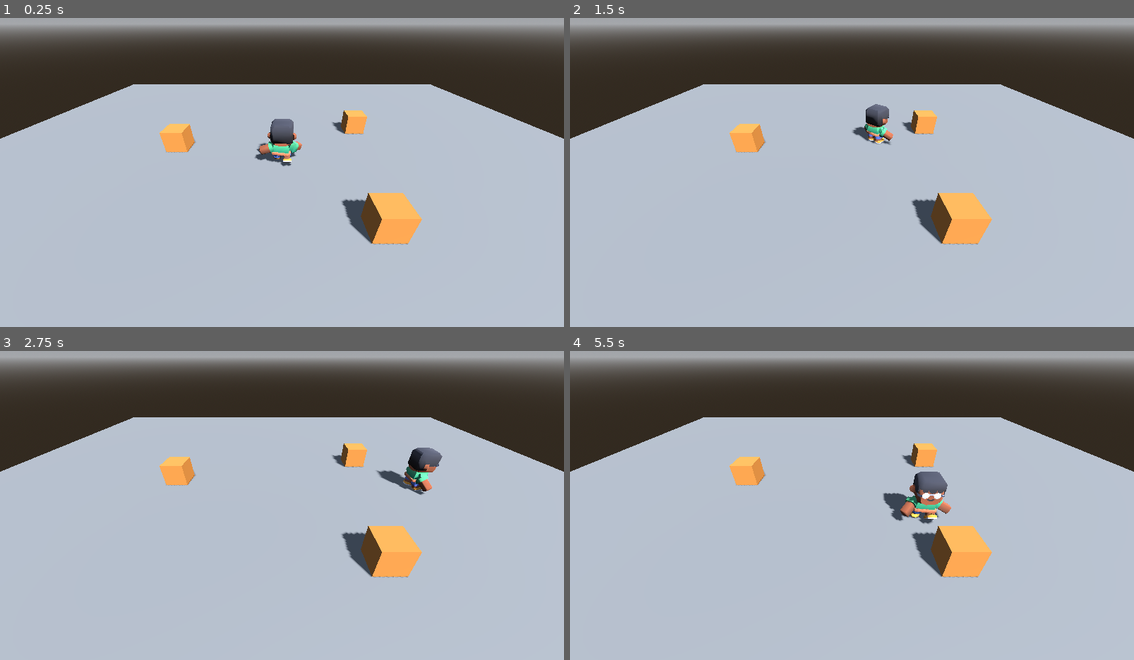
Above: before the commit, frames 1-4 (two rows, left to right).
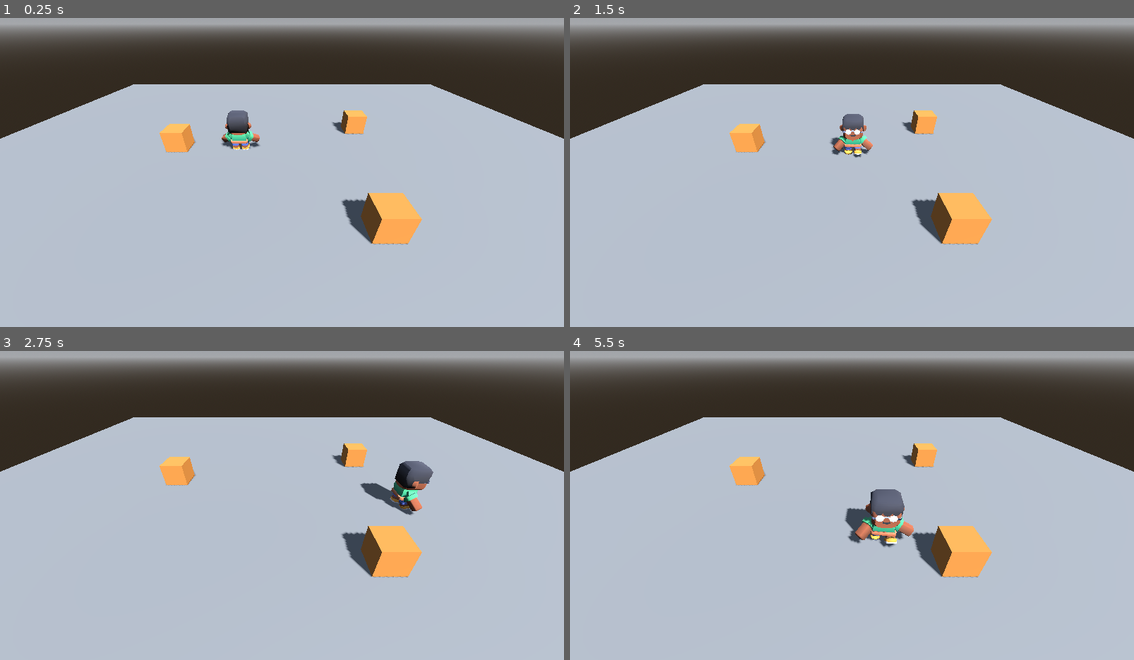
Above: after the commit, the same moments.

Repository: Kirakikiki/Ecos-de-la-madrugada
Game: Godot game, scene res://main.tscn
The game is run twice, just before and just after one commit, with the same random seed, the same clock (stepped at 60 frames per second) and the same inputs.
Inputs:
- Up to frame 1 (0.25 s): no input
- Up to frame 2 (1.5 s): hold D (move_right) 0.53-1.28 s; tap Q (silencio) at 0.6 s; hold S (move_down) from 1.28 s (still down); tap Shift (correr) at 1.35 s
- Up to frame 3 (2.75 s): tap Q (silencio) at 1.55, 2.3 s; release S (move_down) at 2.03 s; hold D (move_right) from 2.03 s (still down); tap Ctrl (rodar) at 2.1 s
- Up to frame 4 (5.5 s): release D (move_right) at 2.78 s; hold W (move_up) 2.78-3.53 s; tap Q (silencio) at 2.85, 3.6, 4.55, 5.3 s; hold A (move_left) 3.53-5.03 s; tap Shift (correr) at 4.35 s; hold S (move_down) from 5.03 s (still down); tap Ctrl (rodar) at 5.1 s

The runs differ from the first frame. In frame 1, 1.4% of the frame differs, in the area x 39-54%, y 29-48%; in frame 2, 1.1%; in frame 3, 1.5%; in frame 4, 2.5%, in the area x 48-68%, y 39-64%.

Commit message:
T8 N1 - Tarea B - grupo y mas cercano

Diff:
--- /dev/null
+++ b/interactuar.gd
@@ -0,0 +1,23 @@
+extends Node
+@onready var pj = get_parent()
+
+func _physics_process(delta):
+	if Engine.get_physics_frames() % 30 == 0:
+		var obj = mas_cercano()
+		if obj == null:
+			print("no hay nada en el grupo interactivos")
+		else:
+			var d = snapped(distancia_a(obj), 0.01)
+			print("más cercano: ", obj.name, " a ", d, " m")
+
+func  mas_cercano():
+	var mejor = null
+	for obj in get_tree().get_nodes_in_group("interactivos"):
+		if mejor == null or distancia_a(obj) < distancia_a(mejor):
+			mejor = obj
+	return mejor
+
+func distancia_a(obj):
+	var a = Vector2(pj.global_position.x, pj.global_position.z)
+	var b = Vector2(obj.global_position.x, obj.global_position.z)
+	return a.distance_to(b)
--- a/main.tscn
+++ b/main.tscn
@@ -4,6 +4,7 @@
 [ext_resource type="PackedScene" uid="uid://bkmexfnojlmxi" path="res://personaje/character-male-a.glb" id="2_modelo"]
 [ext_resource type="Script" uid="uid://67g8ul8ywidy" path="res://rodar.gd" id="3_h2yge"]
 [ext_resource type="Script" uid="uid://8b06x4tq8ha4" path="res://silencio.gd" id="4_1bvp3"]
+[ext_resource type="Script" uid="uid://g76pliv8lo3r" path="res://interactuar.gd" id="5_lquwl"]
 
 [sub_resource type="ProceduralSkyMaterial" id="CieloMat"]
 
@@ -61,7 +62,7 @@
 [node name="CollisionShape3D" type="CollisionShape3D" parent="Cajas/Caja1" unique_id=1742916409]
 shape = SubResource("CajaForma")
 
-[node name="Caja2" type="StaticBody3D" parent="Cajas" unique_id=245110705]
+[node name="Caja2" type="StaticBody3D" parent="Cajas" unique_id=245110705 groups=["interactivos"]]
 transform = Transform3D(1, 0, 0, 0, 1, 0, 0, 0, 1, -5, 0.5, -2)
 
 [node name="MeshInstance3D" type="MeshInstance3D" parent="Cajas/Caja2" unique_id=2100116867]
@@ -85,11 +86,10 @@
 transform = Transform3D(1, 0, 0, 0, 0.819152, 0.573576, 0, -0.573576, 0.819152, 0, 5, 7)
 
 [node name="Personaje" type="CharacterBody3D" parent="." unique_id=497052065 node_paths=PackedStringArray("camara")]
+transform = Transform3D(1, 0, 0, 0, 1, 0, 0, 0, 1, -2, 0, -2)
 script = ExtResource("1_pj")
 camara = NodePath("../Camera3D")
 speed_correr = 3.0
-prueba = 3
-accion_prueba = "silencio"
 
 [node name="CollisionShape3D" type="CollisionShape3D" parent="Personaje" unique_id=1111135611]
 transform = Transform3D(1, 0, 0, 0, 1, 0, 0, 0, 1, 0, 0.875, 0)
@@ -103,3 +103,6 @@
 
 [node name="silencio" type="Node" parent="Personaje" unique_id=477814365]
 script = ExtResource("4_1bvp3")
+
+[node name="Interactuar" type="Node" parent="Personaje" unique_id=1975657850]
+script = ExtResource("5_lquwl")
Not shown, added: interactuar.gd.uid
